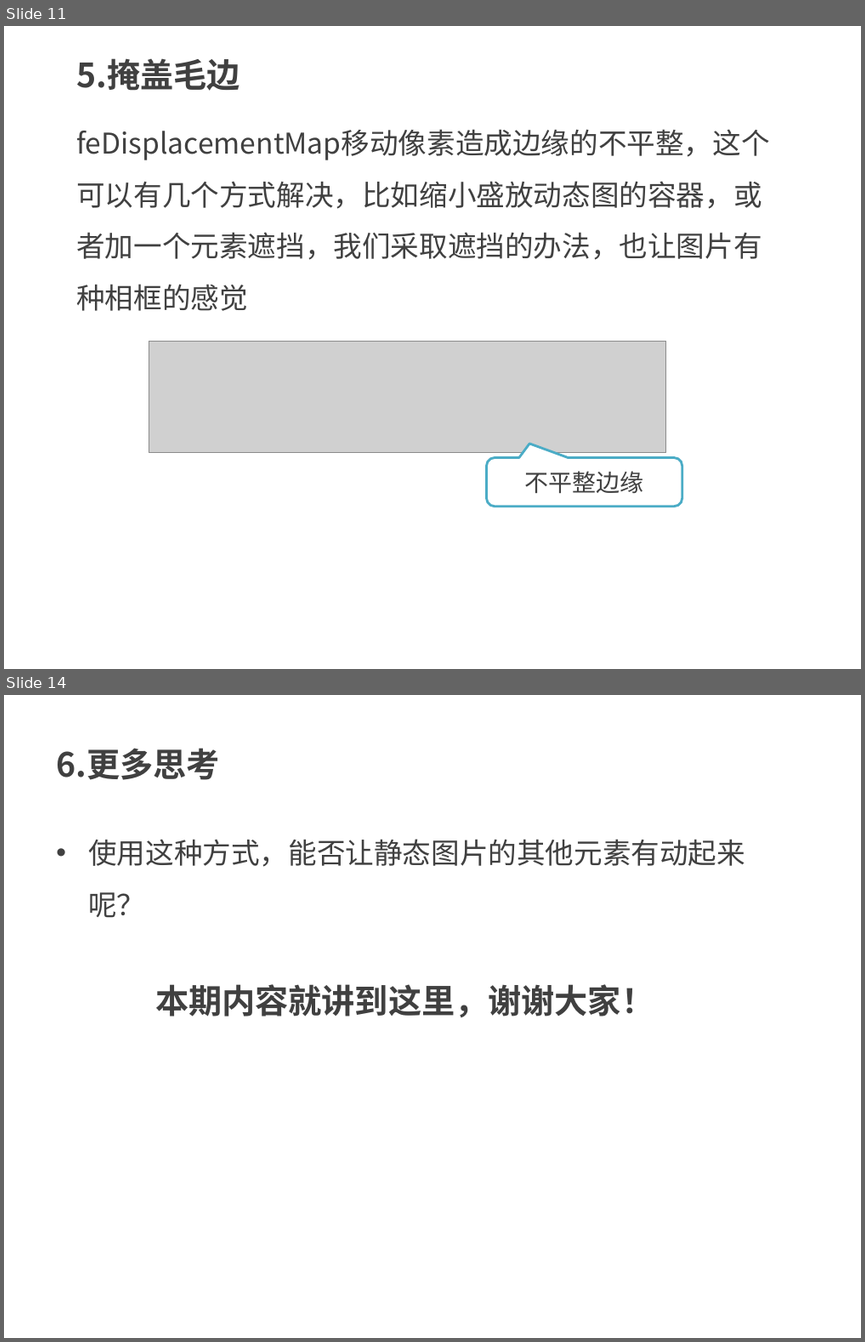
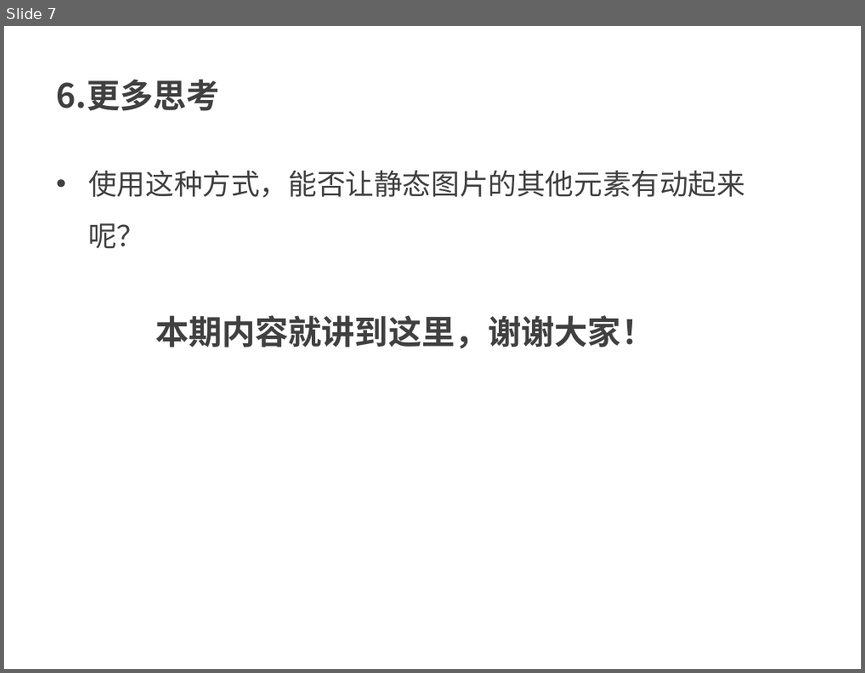
Before and after one commit to kong66/webAni, a slide deck: 17-svg-filter-text-screen/17.pptx. Shown one above the other, each under a label of ours: slides 11 and 14 before the commit, slide 7 after it; the slides between them are not shown. The pictures are 865x1342 and 865x673 pixels, drawn with LibreOffice and Linux fonts; fonts in the diff are those of the drawing; grey boxes stand for pictures. Boxes give left, top, right and bottom in pixels: in the first picture for what was removed or moved away, otherwise in the second. Text is boxed around its words. In the diff, an @@ line names an element or a change of style, - is before the commit and + after.

```diff
--- a/17-svg-filter-text-screen/17.pptx
+++ b/17-svg-filter-text-screen/17.pptx
@@ slide 11 removed at bbox=[4, 26, 861, 669], background #FFFFFF @@
@@ text removed at bbox=[76, 58, 239, 91] @@
-5.掩盖毛边
@@ text removed at bbox=[76, 129, 769, 311] @@
-feDisplacementMap移动像素造成边缘的不平整，这个可以有几个方式解决，比如缩小盛放动态图的容器，或者加一个元素遮挡，我们采取遮挡的办法，也让图片有种相框的感觉
@@ picture removed at bbox=[148, 340, 665, 452] @@
@@ rounded speech box removed at bbox=[487, 457, 681, 505] @@
-不平整边缘
@@ what was slide 14 is now slide 7 @@
```
Also in this commit, not shown: 4 slides changed, 2 slides added, 8 other slides removed, 2 other files.
